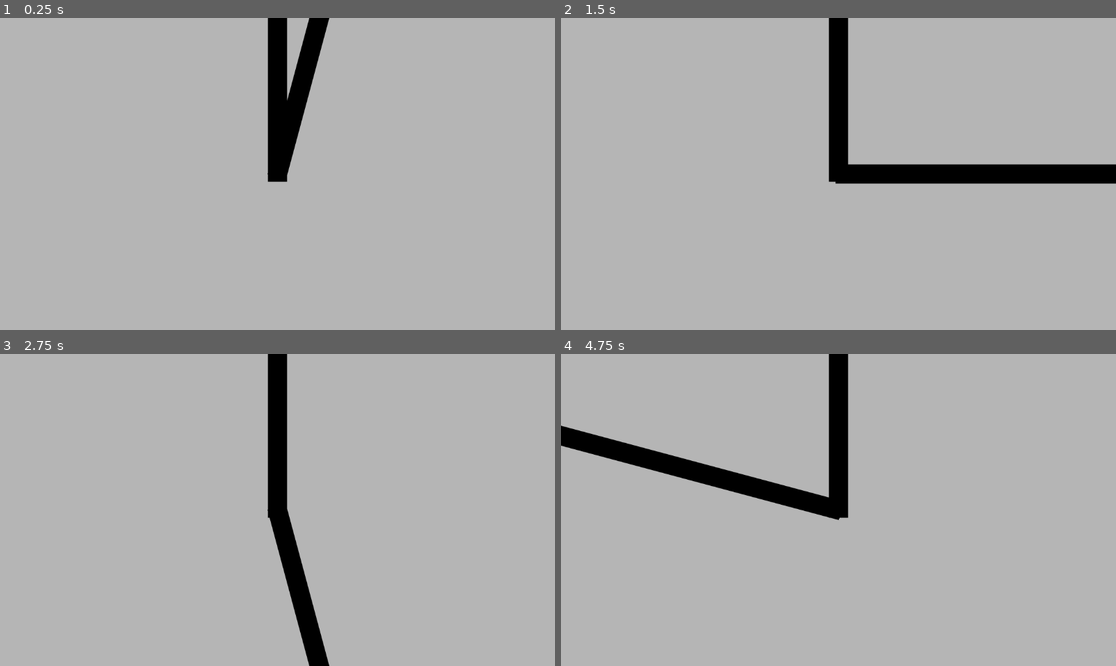
Above: before the commit, frames 1-4 (two rows, left to right).
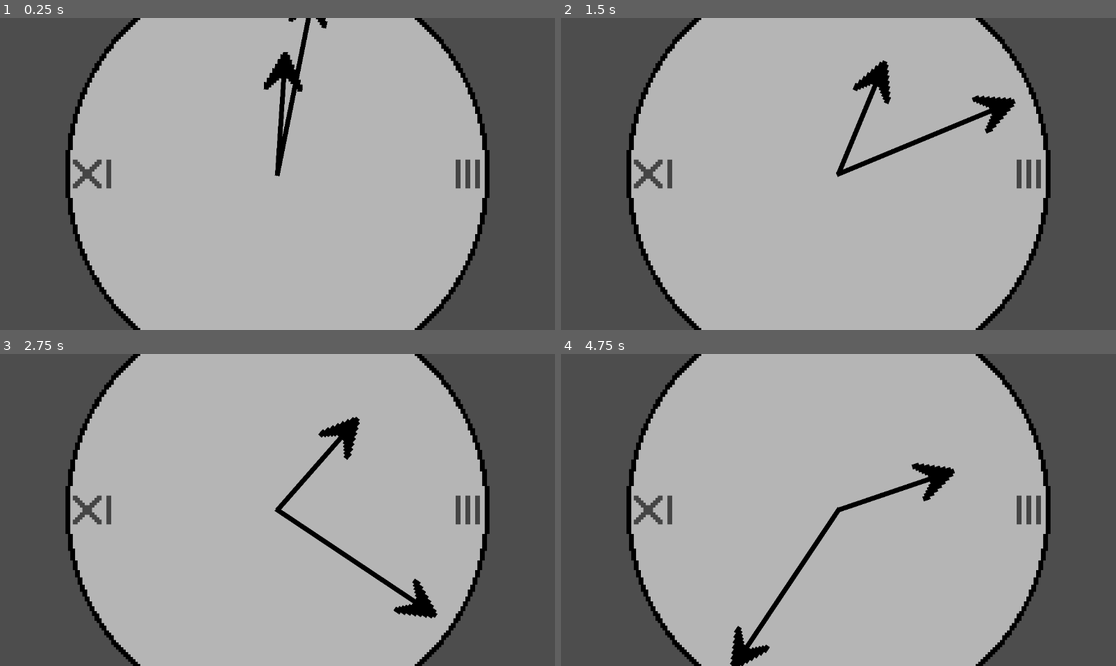
Above: after the commit, the same moments.

Repository: arrowira/miniJam189
Game: Godot game, scene res://main.tscn
Same seed, same stepped clock (60 frames per second), same inputs: the game is played once before the commit and once after it.
Inputs:
- Up to frame 1 (0.25 s): no input
- Up to frame 2 (1.5 s): no input
- Up to frame 3 (2.75 s): no input
- Up to frame 4 (4.75 s): no input

The runs differ from the first frame. In frame 1, 36% of the frame differs, in the area x 0-100%, y 0-100%; in frame 2, 39%; in frame 3, 39%; in frame 4, 39%.

Commit message:
new clock changes

Diff:
--- a/minijam189/clock.tscn
+++ b/minijam189/clock.tscn
@@ -11,6 +11,8 @@
 texture = ExtResource("1_vav08")
 
 [node name="bigHand" type="Node2D" parent="."]
+script = ExtResource("3_0b6dg")
+handSpeed = 0.75
 
 [node name="Sprite2D" type="Sprite2D" parent="bigHand"]
 position = Vector2(0, -784)
@@ -18,6 +20,7 @@
 
 [node name="littleHand" type="Node2D" parent="."]
 script = ExtResource("3_0b6dg")
+handSpeed = 0.25
 
 [node name="Sprite2D" type="Sprite2D" parent="littleHand"]
 position = Vector2(0, -794)
--- a/minijam189/clockMovement.gd
+++ b/minijam189/clockMovement.gd
@@ -1,5 +1,6 @@
 extends Node2D
-@export var handSpeed = 1
+@export var handSpeed = 1.0
+
 
 # Called when the node enters the scene tree for the first time.
 func _ready() -> void:
--- a/minijam189/main.tscn
+++ b/minijam189/main.tscn
@@ -7,3 +7,4 @@
 [node name="Node2D" parent="." instance=ExtResource("1_cu0o8")]
 
 [node name="Camera2D" type="Camera2D" parent="."]
+zoom = Vector2(0.25, 0.25)
